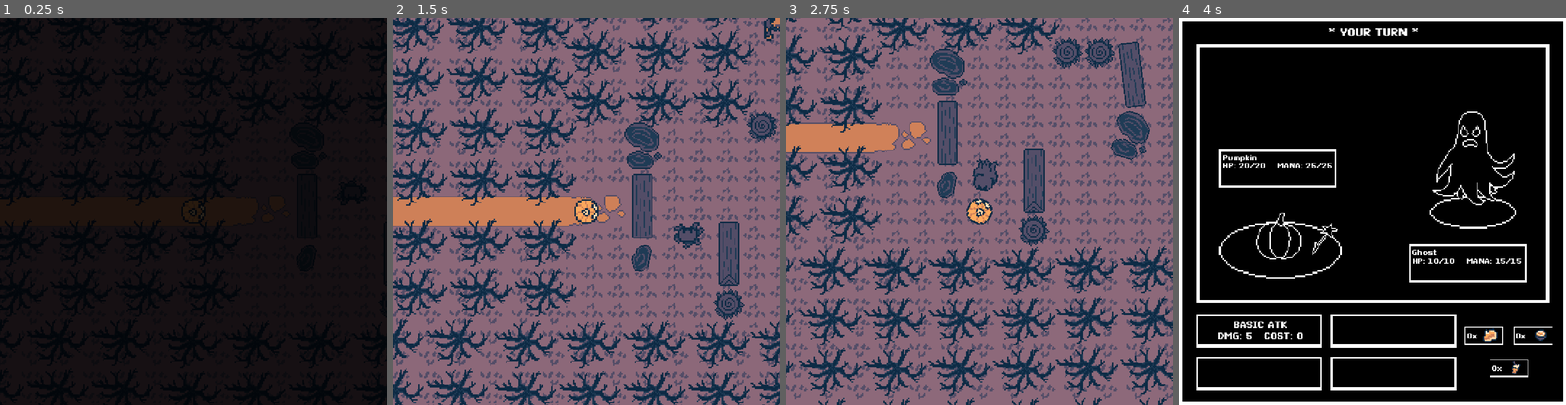
Above: before the commit, frames 1-4 (left to right).
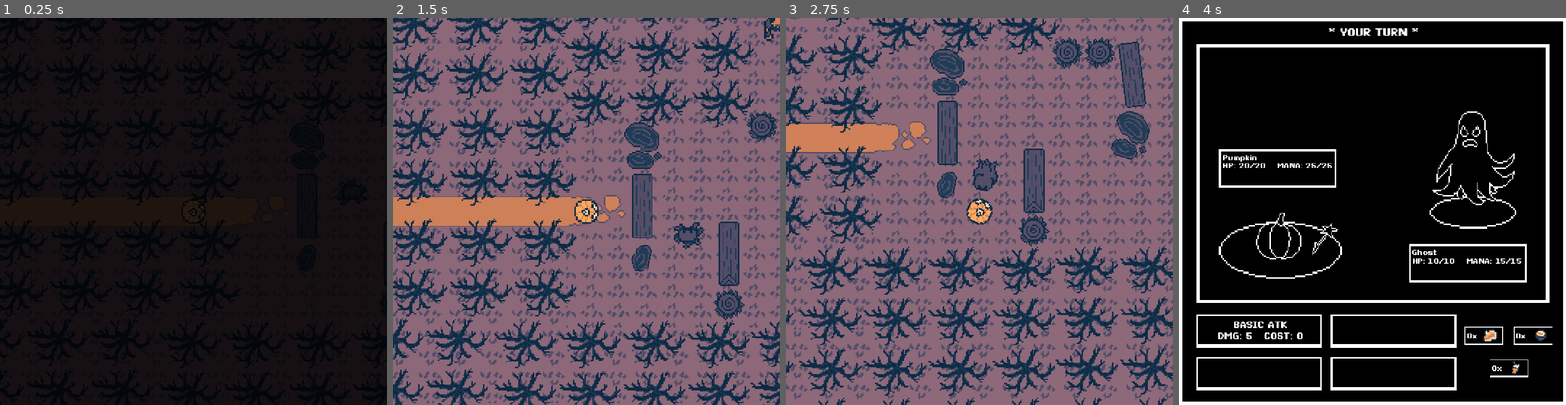
Above: after the commit, the same moments.

Repository: QuoteGenerator/Jame_Gam_Halloween
Game: Godot game, scene res://area_3.tscn
Same seed, same stepped clock (60 frames per second), same inputs: the game is played once before the commit and once after it. This scene is started directly instead of the project's main scene.
Inputs (mouse positions are in pixels of both pictures, inside the frame that each line leads up to):
- Up to frame 1 (0.25 s): no input
- Up to frame 2 (1.5 s): move the mouse to (671, 192) at 0.52 s; hold D 0.53-1.28 s; move the mouse to (509, 230) at 1.27 s; hold S from 1.28 s (still down)
- Up to frame 3 (2.75 s): move the mouse to (1018, 126) at 2.02 s; release S at 2.03 s; hold D from 2.03 s (still down)
- Up to frame 4 (4 s): move the mouse to (1353, 288) at 2.77 s; release D at 2.78 s; hold W 2.78-3.53 s; move the mouse to (1488, 269) at 3.52 s; hold A from 3.53 s (still down)

The runs differ from the first frame. In frame 2, 3.2% of the frame differs, in the area x 0-47%, y 0-23%; in frame 3, 0.1%; in frame 4, nothing differs.

Commit message:
adjusted some trees

Diff:
--- a/Jame_GAM_HALLOWEN_FIX/jame-gam-halloween/area_1.tscn
+++ b/Jame_GAM_HALLOWEN_FIX/jame-gam-halloween/area_1.tscn
@@ -305,7 +305,7 @@
 [node name="pumpkin_spice_latte" parent="." unique_id=870276362 instance=ExtResource("14_th8es")]
 position = Vector2(-78, 10)
 
-[node name="SkeletonEnemy" parent="." unique_id=233608979 groups=["skeleton"] instance=ExtResource("15_th8es")]
+[node name="SkeletonEnemy" parent="." unique_id=233608979 instance=ExtResource("15_th8es")]
 position = Vector2(83, 11)
 rotation = 3.1415927
 
--- a/Jame_GAM_HALLOWEN_FIX/jame-gam-halloween/area_3.tscn
+++ b/Jame_GAM_HALLOWEN_FIX/jame-gam-halloween/area_3.tscn
@@ -202,7 +202,7 @@
 [node name="TreeFull13" type="Sprite2D" parent="trees" unique_id=1549049437]
 z_index = 1
 texture_repeat = 2
-position = Vector2(-103, -241)
+position = Vector2(-103, -240)
 texture = ExtResource("5_nek6s")
 region_enabled = true
 region_rect = Rect2(0, 0, 349.255, 117.9)
@@ -243,7 +243,7 @@
 [node name="TreeFull20" type="Sprite2D" parent="trees" unique_id=827278334]
 z_index = 1
 texture_repeat = 2
-position = Vector2(-302, -125)
+position = Vector2(-303, -128)
 texture = ExtResource("5_nek6s")
 region_enabled = true
 region_rect = Rect2(0, 0, 349.535, 78.955)
